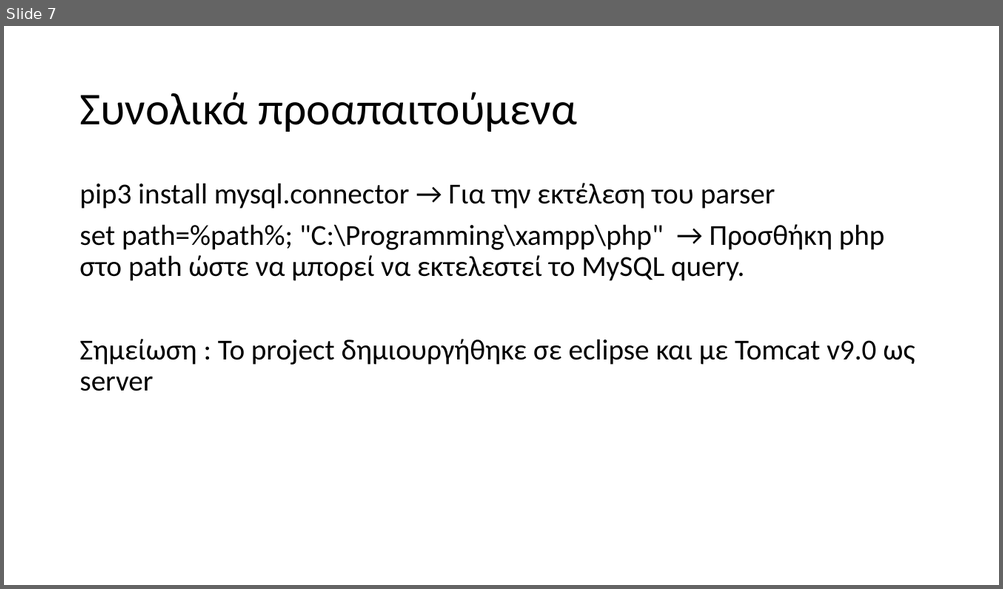
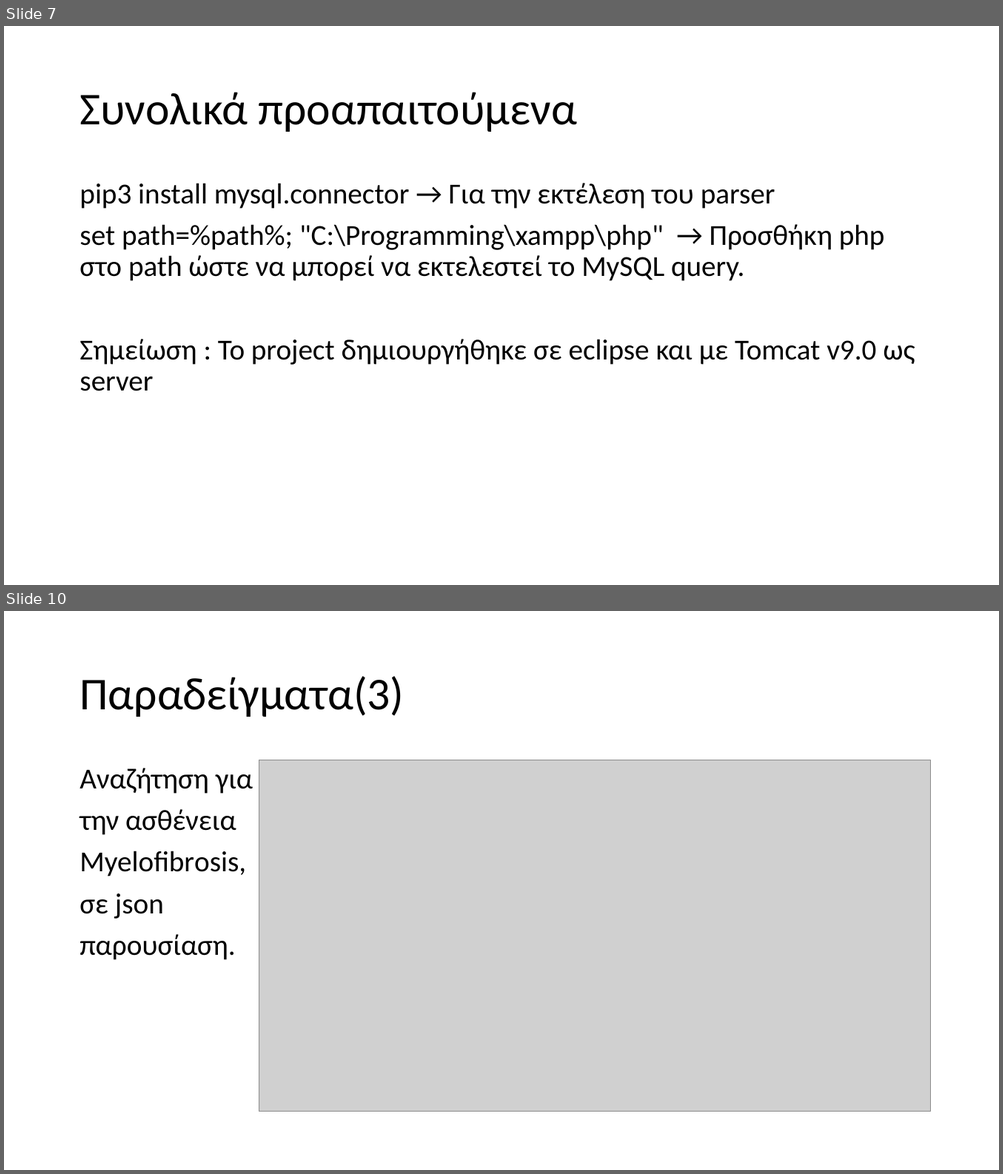
Before and after one commit to el17408/appathon-project, a slide deck: documentation/IaA_Project_Ρούσσης_Δημήτριος_el17408.pptx. Shown one above the other, each under a label of ours: slide 7 before the commit, slides 7 and 10 after it; the slides between them are not shown. The pictures are 1003x589 and 1003x1174 pixels, drawn with LibreOffice and Linux fonts; fonts in the diff are those of the drawing; grey boxes stand for pictures. Boxes give left, top, right and bottom in pixels: in the first picture for what was removed or moved away, otherwise in the second. Text is boxed around its words. In the diff, an @@ line names an element or a change of style, - is before the commit and + after.

Commit message:
Added version 1.1 presentation

```diff
--- a/documentation/IaA_Project_Ρούσσης_Δημήτριος_el17408.pptx
+++ b/documentation/IaA_Project_Ρούσσης_Δημήτριος_el17408.pptx
@@ slide 10 added at (x1=4, y1=611, x2=999, y2=1170), background #FFFFFF @@
@@ title added at (x1=79, y1=676, x2=404, y2=717), 44 pt, text #000000 @@
+Παραδείγματα(3)
@@ picture added at (x1=259, y1=760, x2=930, y2=1113) @@
@@ text added at (x1=79, y1=768, x2=253, y2=960), 28 pt, text #000000 @@
+Αναζήτηση για
+την ασθένεια
+Myelofibrοsis,
+σε json
+παρουσίαση.
```
Also in this commit, not shown: 2 other slides added.
